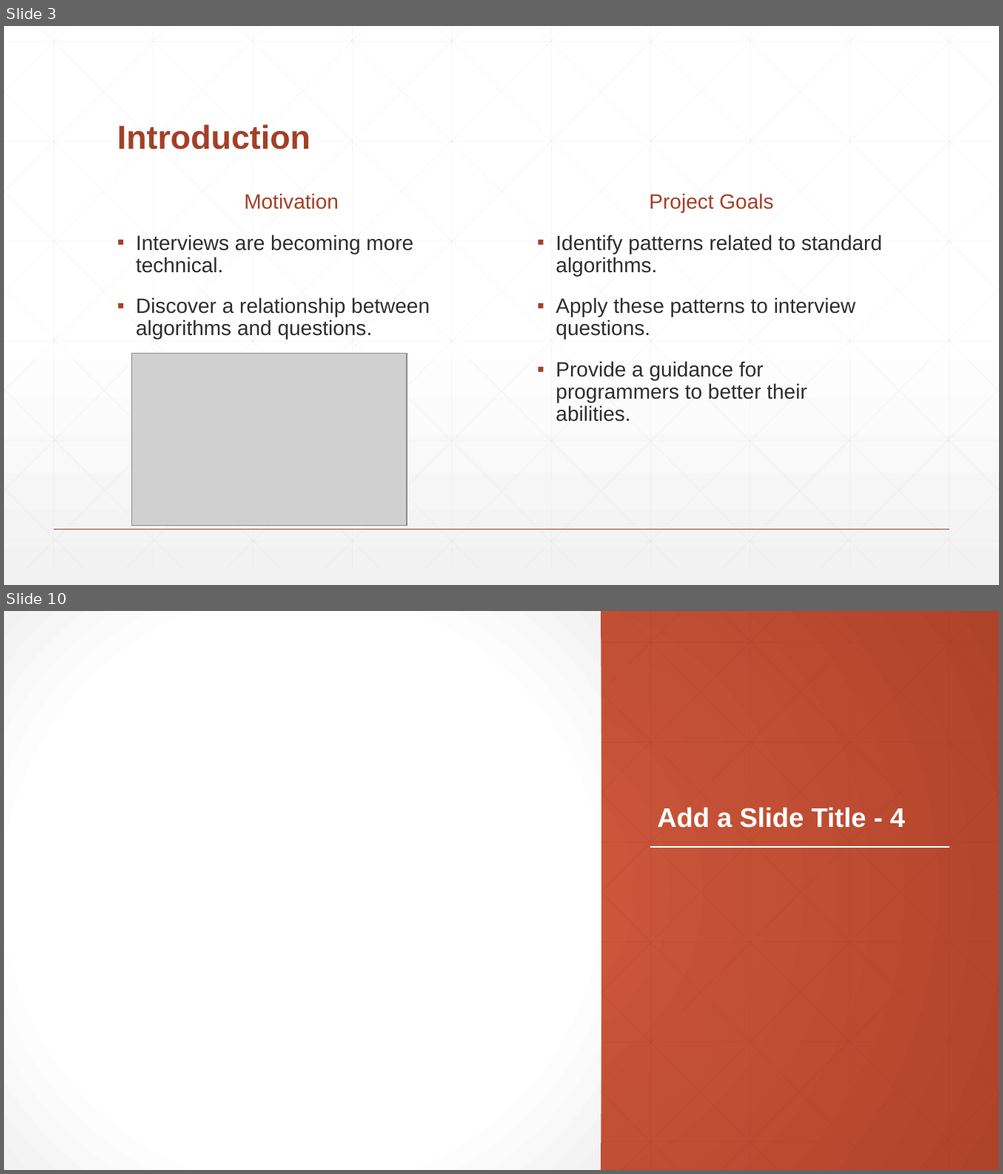
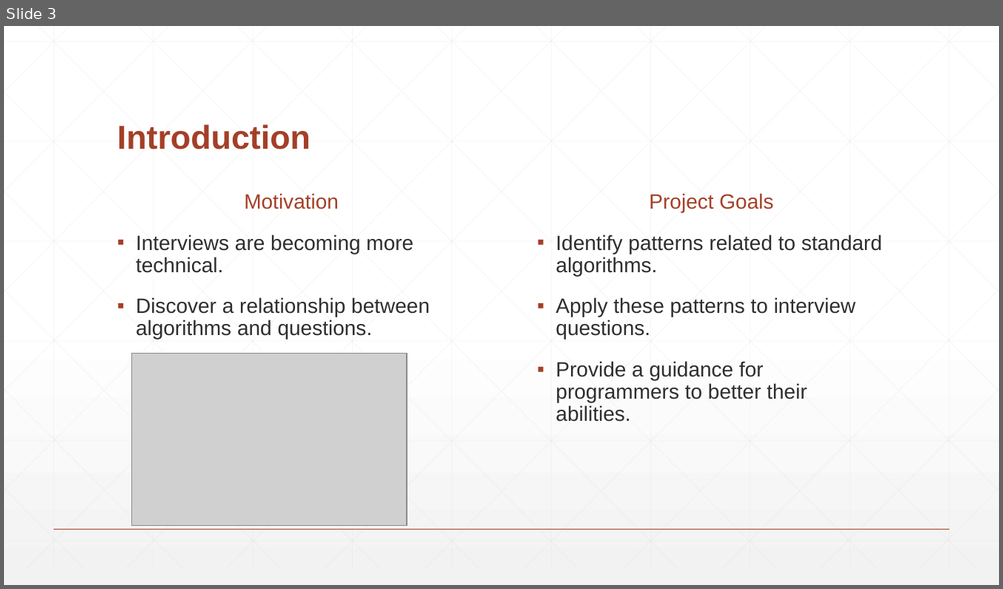
Before and after one commit to Demostroyer/interview-project, a slide deck: presentation/New Thesis Presentation.pptx. Shown one above the other, each under a label of ours: slides 3 and 10 before the commit, slide 3 after it; the slides between them are not shown. The pictures are 1003x1174 and 1003x589 pixels, drawn with LibreOffice and Linux fonts; fonts in the diff are those of the drawing; grey boxes stand for pictures. Boxes give left, top, right and bottom in pixels: in the first picture for what was removed or moved away, otherwise in the second. Text is boxed around its words. In the diff, an @@ line names an element or a change of style, - is before the commit and + after.

```diff
--- a/presentation/New Thesis Presentation.pptx
+++ b/presentation/New Thesis Presentation.pptx
@@ slide 10 removed at (4, 611, 999, 1170), background gradient #D15A3E to #AF432A @@
@@ rectangle removed at (4, 611, 601, 1170) @@
@@ title removed at (657, 807, 905, 828) @@
-Add a Slide Title - 4
@@ line removed from (650, 848) to (949, 848) @@
@@ group removed at (4, 611, 999, 1170): 46 lines @@
```
Also in this commit, not shown: 5 slides changed, 4 slides added, 4 other slides removed.
